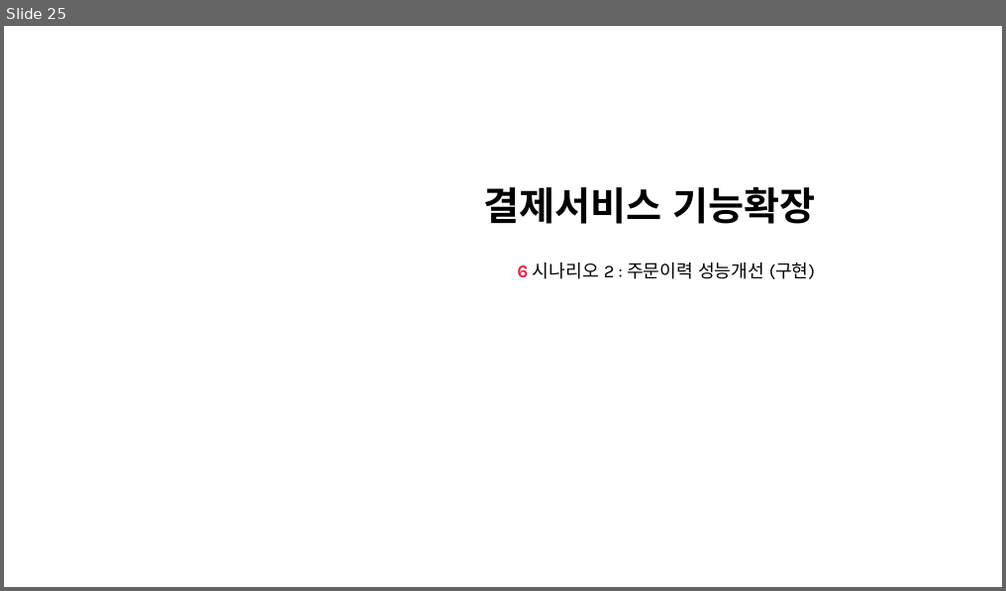
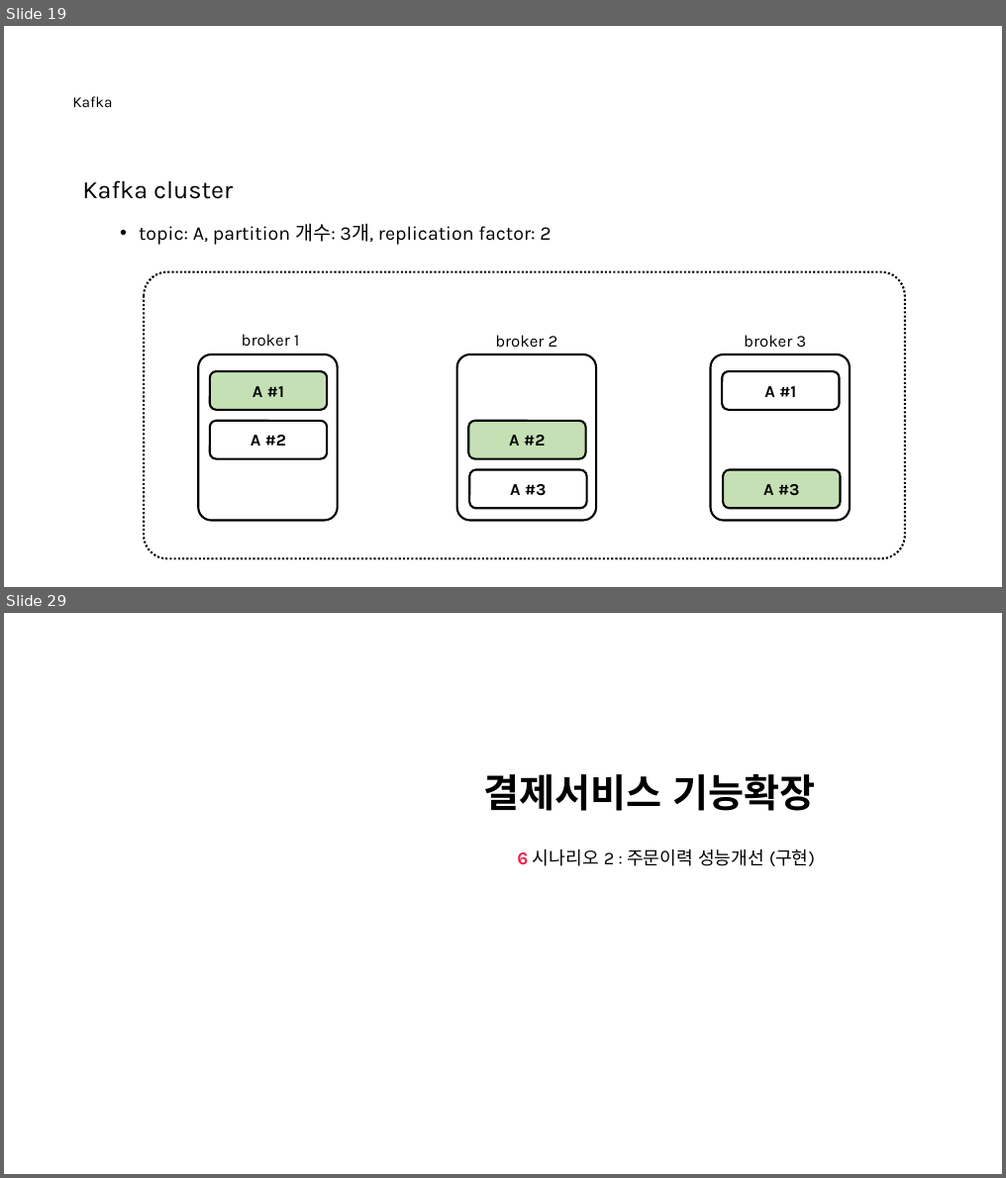
Before and after one commit to nayasis/fastcampus-hyper-webflux, a slide deck: 99.ppt/[Ch4-8. 결제 서비스 기능확장.pptx. Shown one above the other, each under a label of ours: slide 25 before the commit, slides 19 and 29 after it; the slides between them are not shown. The pictures are 1006x591 and 1006x1178 pixels, drawn with LibreOffice and Linux fonts; fonts in the diff are those of the drawing; background and template pictures are left out. Boxes give left, top, right and bottom in pixels: in the first picture for what was removed or moved away, otherwise in the second. Text is boxed around its words. In the diff, an @@ line names an element or a change of style, - is before the commit and + after.

Commit message:
Kafka 강의 스크립트 추가

```diff
--- a/99.ppt/[Ch4-8. 결제 서비스 기능확장.pptx
+++ b/99.ppt/[Ch4-8. 결제 서비스 기능확장.pptx
@@ slide 19 added at box(4, 26, 1002, 587), background picture (left out) @@
@@ text added at box(856, 83, 960, 117), 12 pt, text #FFFFFF, bold @@
+  4.
@@ title added at box(72, 96, 112, 107), 11 pt, text #000000 @@
+Kafka
@@ text added at box(856, 116, 960, 148), 8 pt, text #FFFFFF @@
+  Kafka
@@ text added at box(82, 180, 550, 245), 14 pt, text #000000 @@
+Kafka cluster
+  • topic: A, partition 개수: 3개, replication factor: 2
@@ rounded rectangle added at box(144, 273, 905, 560), outline #000000 1.5 pt dashed @@
@@ text added at box(242, 334, 300, 347), 12 pt, text #000000 @@
+broker 1
@@ text added at box(495, 335, 558, 347), 12 pt, text #000000 @@
+broker 2
@@ text added at box(744, 335, 806, 347), 12 pt, text #000000 @@
+broker 3
@@ rounded rectangle added at box(199, 355, 338, 520), outline #000000 1.5 pt @@
@@ rounded rectangle added at box(210, 372, 327, 409), fill #C5E0B4, outline #000000 1.5 pt, 12 pt, text #000000, bold @@
+A #1
@@ rounded rectangle added at box(457, 355, 596, 520), outline #000000 1.5 pt @@
@@ rounded rectangle added at box(711, 355, 849, 520), outline #000000 1.5 pt @@
@@ rounded rectangle added at box(722, 372, 839, 409), outline #000000 1.5 pt, 12 pt, text #000000, bold @@
+A #1
@@ rounded rectangle added at box(210, 421, 327, 459), outline #000000 1.5 pt, 12 pt, text #000000, bold @@
+A #2
@@ rounded rectangle added at box(469, 421, 586, 459), fill #C5E0B4, outline #000000 1.5 pt, 12 pt, text #000000, bold @@
+A #2
@@ rounded rectangle added at box(470, 471, 587, 508), outline #000000 1.5 pt, 12 pt, text #000000, bold @@
+A #3
@@ rounded rectangle added at box(723, 471, 840, 508), fill #C5E0B4, outline #000000 1.5 pt, 12 pt, text #000000, bold @@
+A #3
@@ what was slide 25 is now slide 29 @@
```
Also in this commit, not shown: 13 slides changed, 3 other slides added.
